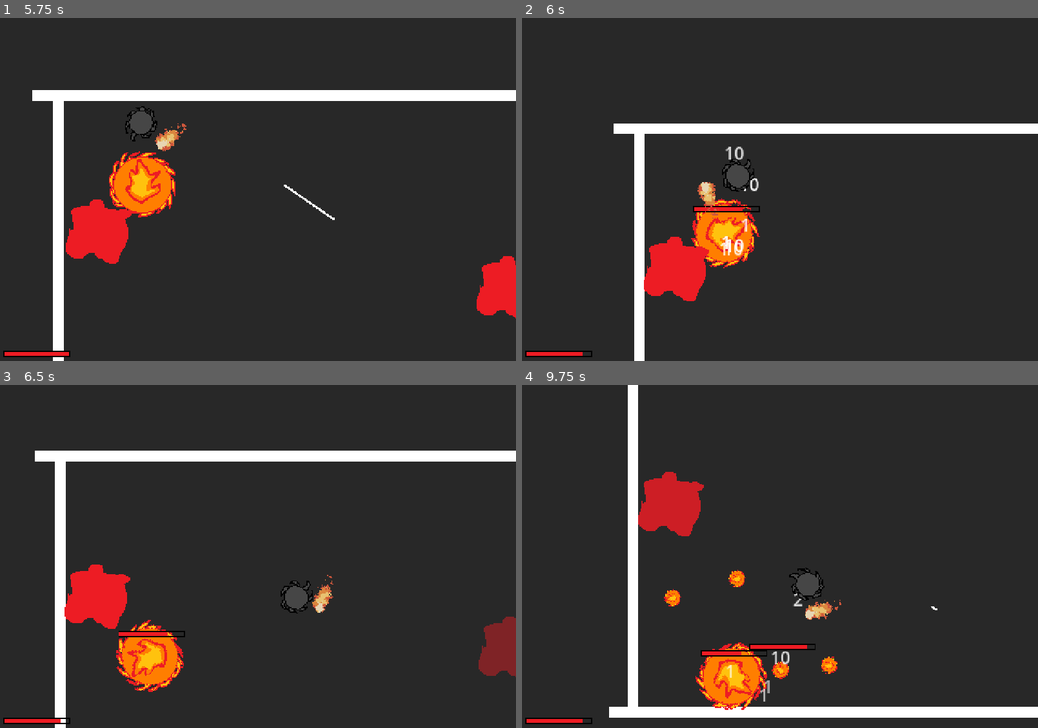
Above: before the commit, frames 1-4 (two rows, left to right).
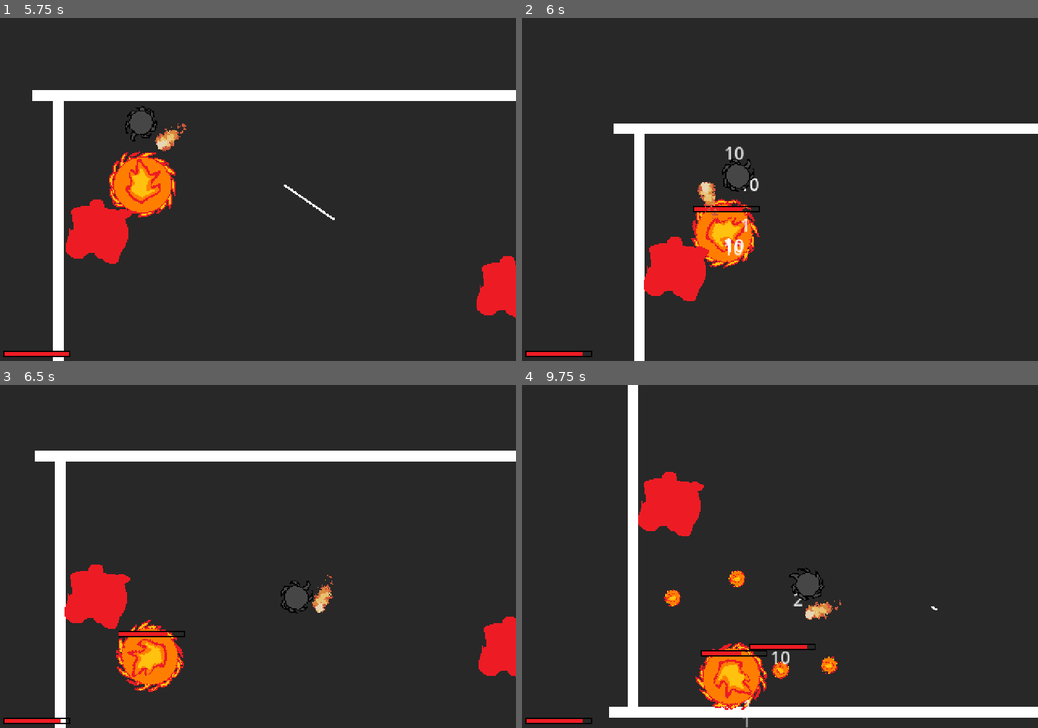
Above: after the commit, the same moments.

Repository: deltea/brj-2025
Game: Godot game, scene res://rooms/levels/fire_boss_level.tscn
The game is run twice, just before and just after one commit, with the same random seed, the same clock (stepped at 60 frames per second) and the same inputs.
Inputs (mouse positions are in pixels of both pictures, inside the frame that each line leads up to):
- Up to frame 1 (5.75 s): tap Enter at 0.5 s; move the mouse to (371, 172) at 0.52 s; press the mouse at (371, 172) at 0.53 s; tap Space at 1.25 s; move the mouse to (154, 206) at 1.27 s; release the mouse at (154, 206) at 1.28 s; click (154, 206) at 1.35 s; move the mouse to (309, 114) at 2.02 s; press the mouse at (309, 114) at 2.03 s; move the mouse to (232, 258) at 2.77 s; release the mouse at (232, 258) at 2.78 s; click (232, 258) at 2.85 s; move the mouse to (412, 240) at 3.52 s; press the mouse at (412, 240) at 3.53 s; move the mouse to (103, 138) at 4.27 s; release the mouse at (103, 138) at 4.28 s; click (103, 138) at 4.35 s; move the mouse to (283, 189) at 5.02 s; press the mouse at (283, 189) at 5.03 s
- Up to frame 2 (6 s): move the mouse to (702, 103) at 5.77 s; release the mouse at (702, 103) at 5.78 s; click (702, 103) at 5.85 s
- Up to frame 3 (6.5 s): no input
- Up to frame 4 (9.75 s): move the mouse to (893, 539) at 6.52 s; press the mouse at (893, 539) at 6.53 s; move the mouse to (676, 573) at 7.27 s; release the mouse at (676, 573) at 7.28 s; click (676, 573) at 7.35 s; move the mouse to (831, 481) at 8.02 s; press the mouse at (831, 481) at 8.03 s; move the mouse to (754, 625) at 8.77 s; release the mouse at (754, 625) at 8.78 s; click (754, 625) at 8.85 s; move the mouse to (934, 607) at 9.52 s; press the mouse at (934, 607) at 9.53 s

Frame 1 is identical in both runs. In frame 2, less than 0.1% of the frame differs, in the area x 38-41%, y 63-70%; in frame 3, 1.0%; in frame 4, 1.8%, in the area x 22-48%, y 25-100%.

Commit message:
Fixed double stacking of modifiers

Diff:
--- a/rooms/levels/fire_boss_level.tscn
+++ b/rooms/levels/fire_boss_level.tscn
@@ -38,3 +38,5 @@
 [node name="Fire Pit" parent="." index="7" instance=ExtResource("7_6x8nk")]
 position = Vector2(420, 177)
 collision_mask = 1
+fades = null
+fade_time = null
--- a/scenes/environment/fire_pit.gd
+++ b/scenes/environment/fire_pit.gd
@@ -1,4 +1,4 @@
 extends ModifierPit
 
 func _ready():
-	modifier = FireModifier.new();
+	modifier = FireModifier;
--- a/scenes/environment/fire_pit.tscn
+++ b/scenes/environment/fire_pit.tscn
@@ -22,7 +22,8 @@
 
 [node name="Fire Pit" instance=ExtResource("1_j81sr")]
 script = ExtResource("2_xicc0")
-fades = true
+fades = null
+fade_time = null
 
 [node name="CollisionShape2D" parent="." index="0"]
 position = Vector2(-3.5, 1.5)
--- a/scenes/environment/modifier_pits.gd
+++ b/scenes/environment/modifier_pits.gd
@@ -3,12 +3,12 @@
 
 @export var fades = false;
 @export var fade_time = 4.0;
-var modifier : Modifier;
+var modifier;
 
 func _on_body_entered(body: Node2D) -> void:
-	print(body)
+	#print(body)
 	if body is Entity:
-		body.add_modifier(modifier);
+		body.add_modifier(modifier.new());
 
 func _process(delta: float) -> void:
 	if fades:
--- a/scripts/entity.gd
+++ b/scripts/entity.gd
@@ -61,9 +61,9 @@
 	if $Modifiers == null:
 		print("No \"Modifier\" Node")
 		return;
-	var existing_items = $Items.get_children();
-	for existing_item in existing_items:
-		if existing_item.name == modifier.name:
+	var existing_modifiers = $Modifiers.get_children();
+	for existing_modifier in existing_modifiers:
+		if existing_modifier.is_class(modifier.get_class()):
 			return;
 	$Modifiers.add_child(modifier);
 
--- a/scripts/states/Boss States/Fire Boss/BossPitThrow.gd
+++ b/scripts/states/Boss States/Fire Boss/BossPitThrow.gd
@@ -37,8 +37,6 @@
 		position = max_throw_coords
 	var progress = randf_range(0.4,1);
 
-	print(progress)
-
 	var actual_position = (boss.global_position * (1-progress)) + (position * progress);
 	return actual_position;
 
